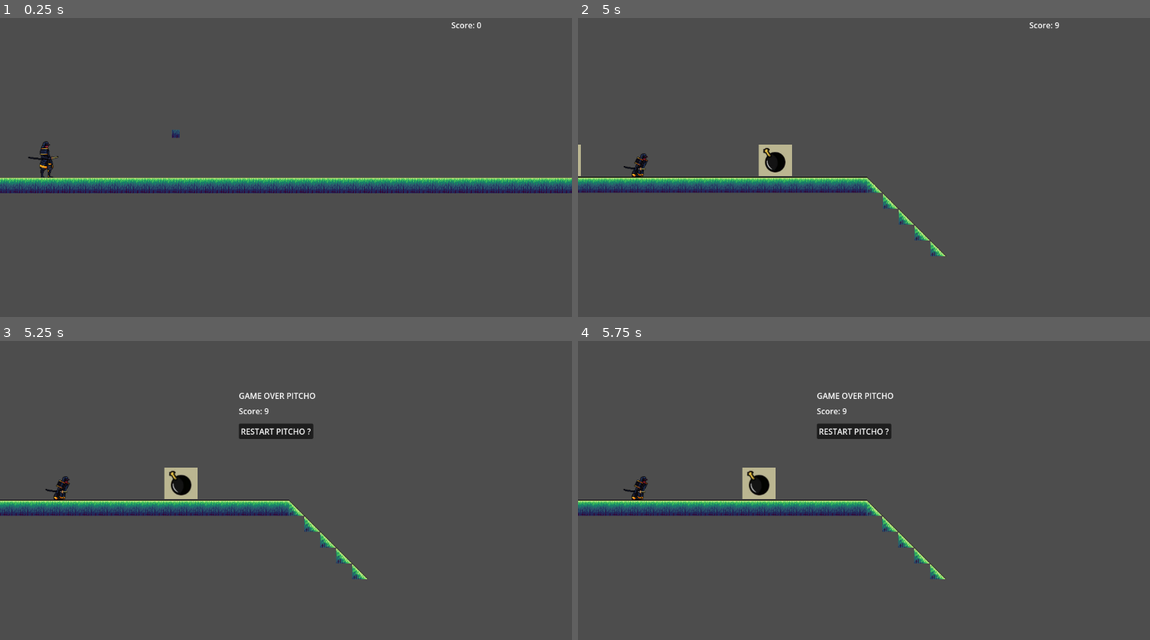
Above: before the commit, frames 1-4 (two rows, left to right).
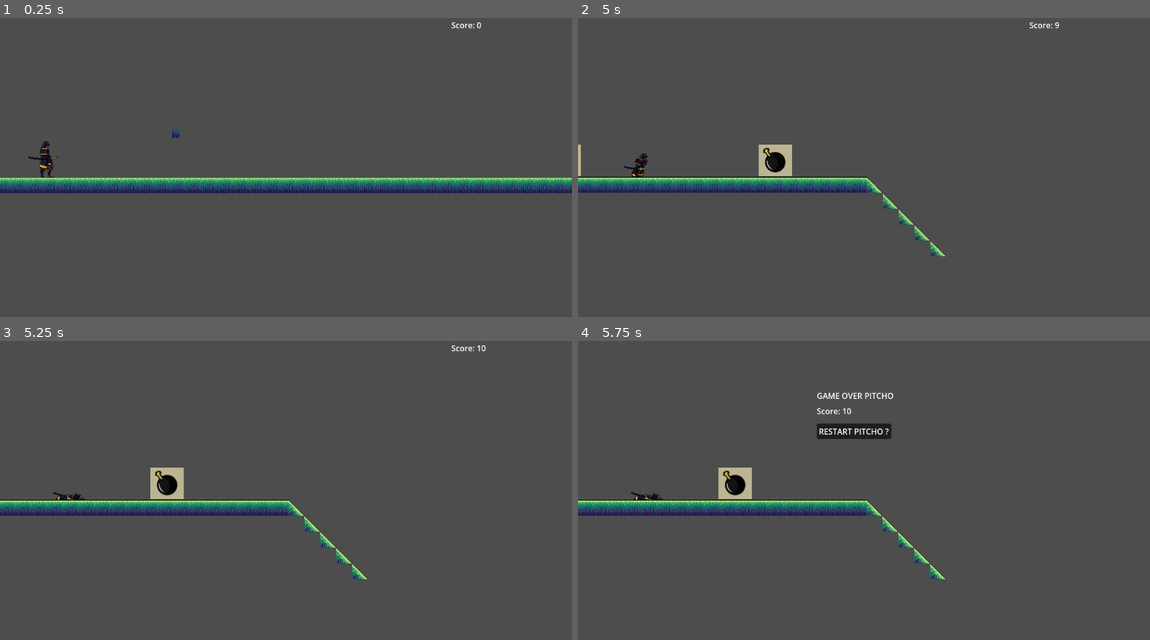
Above: after the commit, the same moments.

Repository: LapaGameDevStudio/PetitNinjaRunner
Game: Godot game, scene res://Main.tscn
Two runs of this game, one before a commit and one after it. Both use one fixed random seed, a clock stepped at 60 frames per second and the inputs below.
Inputs:
- Up to frame 1 (0.25 s): no input
- Up to frame 2 (5 s): tap Enter (ui_accept) at 0.5, 0.77, 1.52, 3.02, 3.77, 4.52 s; hold Right (ui_right) 0.53-2.03 s; hold Left (ui_left) 2.03-2.78 s; hold Right (ui_right) 2.78-4.28 s; hold Left (ui_left) from 4.28 s (still down)
- Up to frame 3 (5.25 s): release Left (ui_left) at 5.03 s; hold Right (ui_right) from 5.03 s (still down)
- Up to frame 4 (5.75 s): keep holding Right (ui_right)

Frames 1-2 are identical in both runs. In frame 3, 1.8% of the frame differs, in the area x 7-85%, y 1-73%; in frame 4, 1.2%.

Commit message:
fix delay for death step

Diff:
--- a/Main.tscn
+++ b/Main.tscn
@@ -307,7 +307,7 @@
 scale = Vector2(1.08594, 1.0625)
 sprite_frames = SubResource("SpriteFrames_sc1dx")
 animation = &"RUNNING"
-frame_progress = 0.557196
+frame_progress = 0.728678
 
 [node name="Ground" type="StaticBody2D" parent="."]
 
--- a/player.gd
+++ b/player.gd
@@ -42,8 +42,7 @@
 	print("YOU ARE DEAD PITCHOO")
 	$AnimatedSprite2D.animation = "DEATH"
 	$AnimatedSprite2D.play()
-
-	# Optionnel : attendre un peu avant de signaler la fin
-	await get_tree().create_timer(1).timeout  # Laisse le temps à l'anim de démarrer
-
+		# Delay game over until animation finishes
+	var anim_length = $AnimatedSprite2D.sprite_frames.get_frame_count("DEATH") / $AnimatedSprite2D.sprite_frames.get_animation_speed("DEATH")
+	await get_tree().create_timer(anim_length).timeout
 	emit_signal("game_over")
